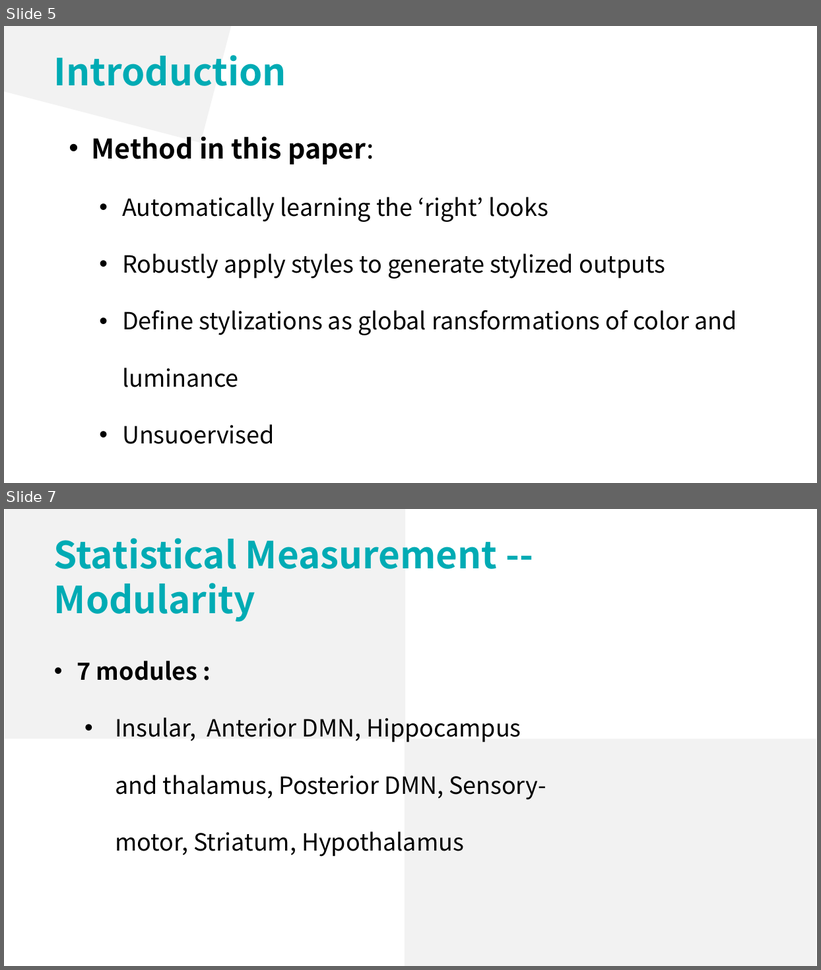
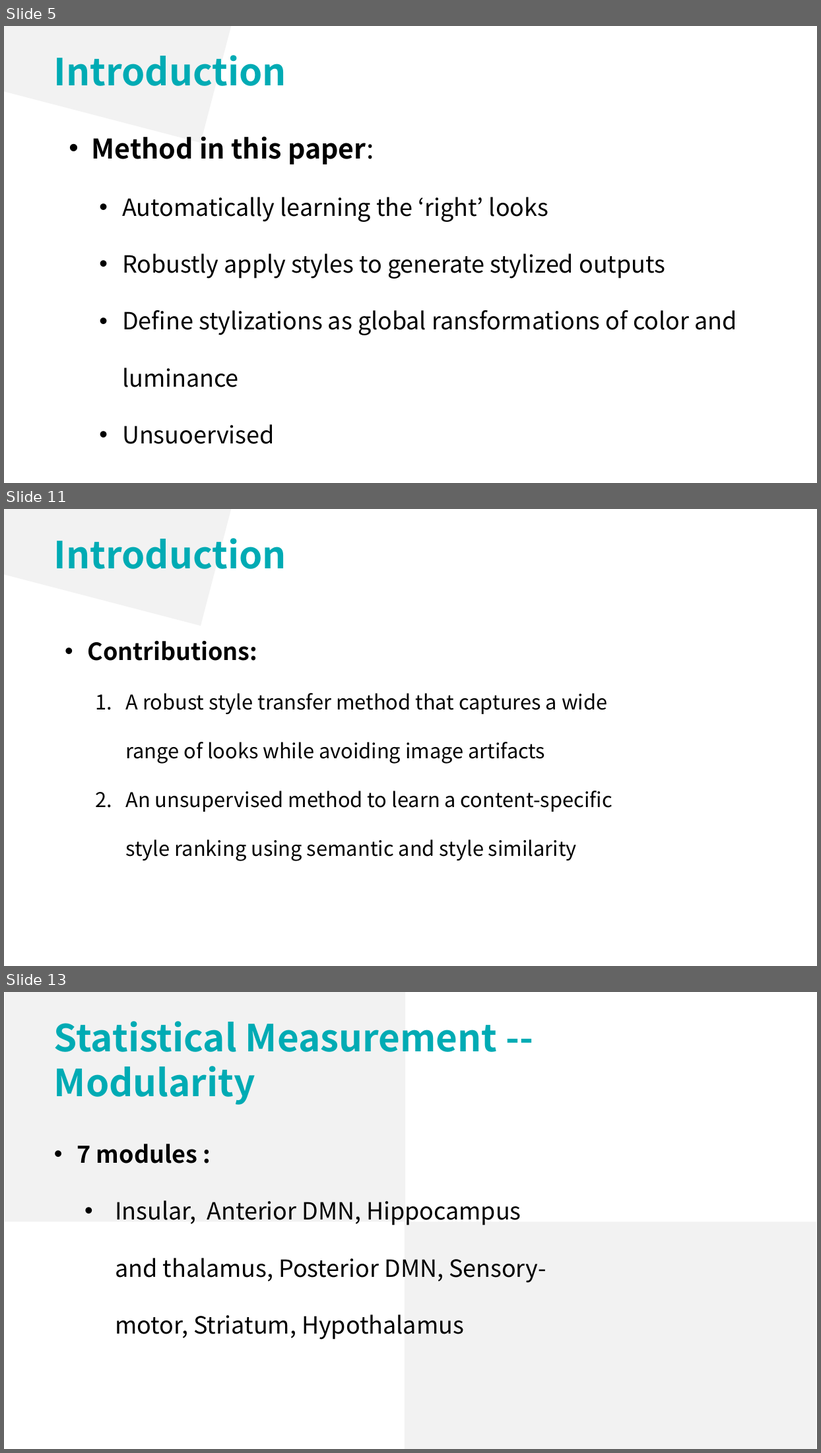
Before and after one commit to lsyoath/sheepy, a slide deck: ComputerVision.pptx. Shown one above the other, each under a label of ours: slides 5 and 7 before the commit, slides 5, 11 and 13 after it; the slides between them are not shown. The pictures are 821x970 and 821x1453 pixels, drawn with LibreOffice and Linux fonts; fonts in the diff are those of the drawing. Boxes give left, top, right and bottom in pixels: in the first picture for what was removed or moved away, otherwise in the second. Text is boxed around its words. In the diff, an @@ line names an element or a change of style, - is before the commit and + after.

```diff
--- a/ComputerVision.pptx
+++ b/ComputerVision.pptx
@@ slide 11 added at (4, 509, 817, 966), background #FFFFFF @@
@@ rectangle added at (4, 509, 317, 626), fill #F2F2F2 @@
@@ text added at (54, 538, 286, 569), 44 pt, text #00ABB4, bold @@
+Introduction
@@ text added at (88, 641, 613, 861), 24 pt, text #000000 @@
+• Contributions:
+  1. A robust style transfer method that captures a wide
+     range of looks while avoiding image artifacts
+  2. An unsupervised method to learn a content-specific
+     style ranking using semantic and style similarity
@@ what was slide 7 is now slide 13 @@
```
Also in this commit, not shown: 2 slides changed, 5 other slides added.
